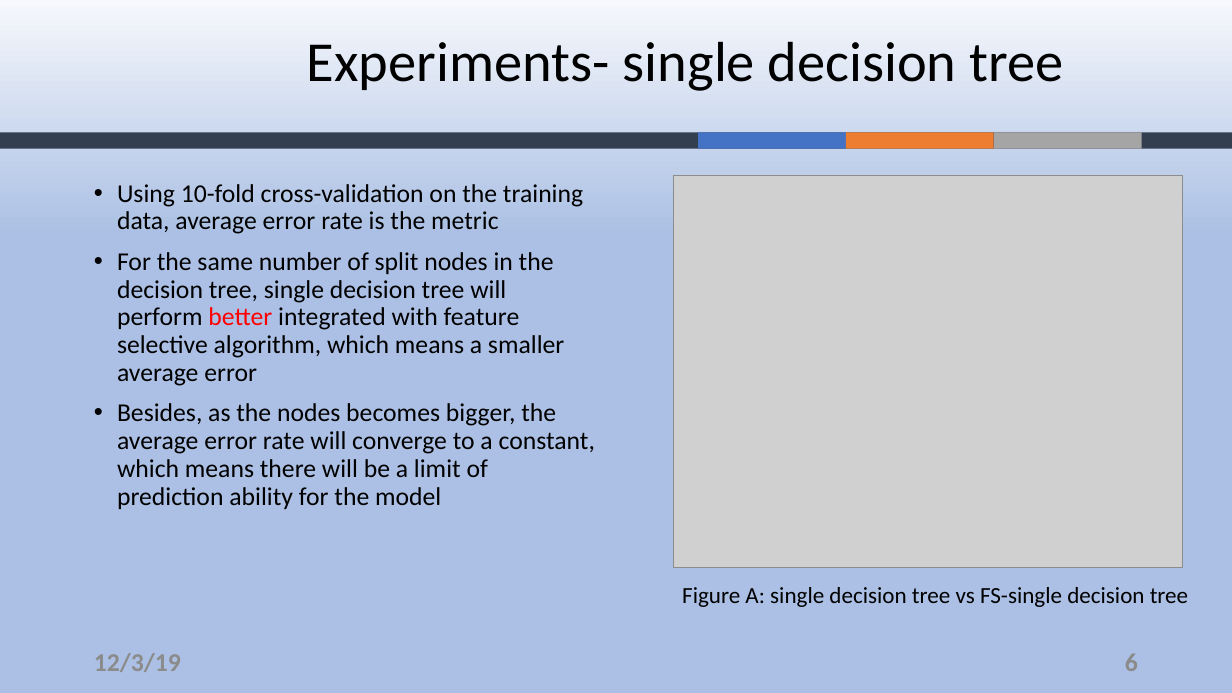
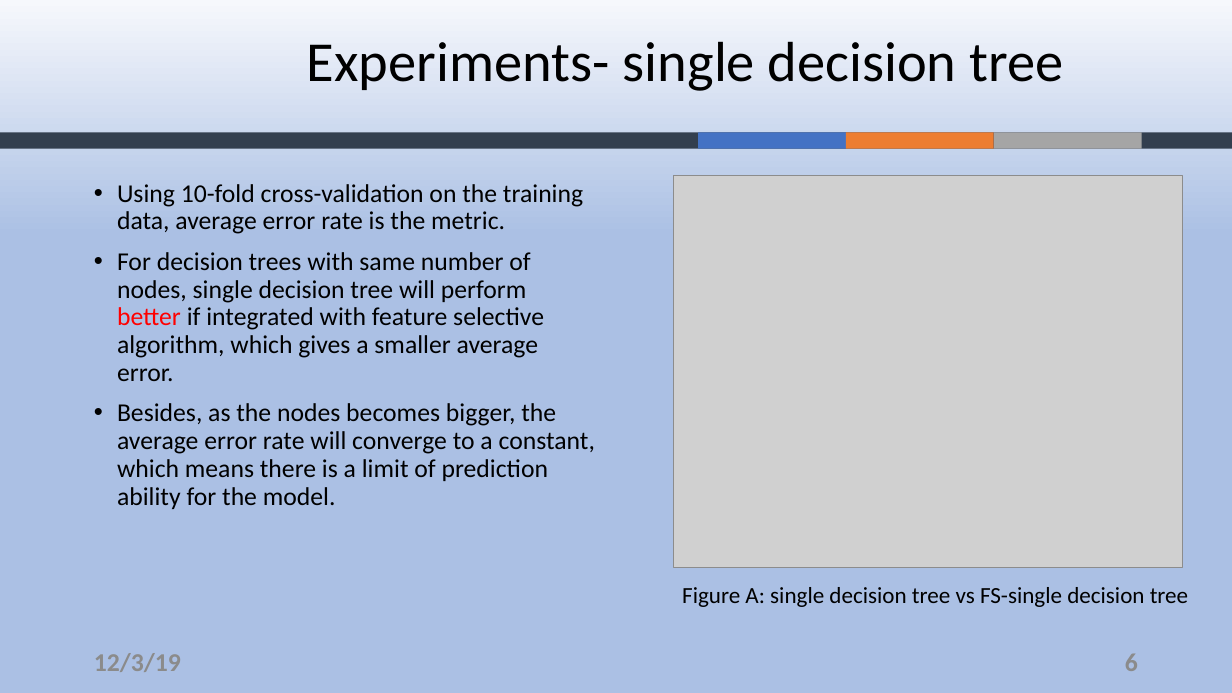
Before and after one commit to ZouYao0720/final-project-, a slide deck: slide 6 of final-presentation.pptx. Drawn at 1232x693 pixels with LibreOffice and Linux fonts; fonts in the diff are those of the drawing; grey boxes stand for pictures; background and template pictures are left out. Boxes give left, top, right and bottom in pixels: in the first picture for what was removed or moved away, otherwise in the second. Text is boxed around its words. In the diff, an @@ line names an element or a change of style, - is before the commit and + after.

Commit message:
modify on 4:55

```diff
--- a/final-presentation.pptx
+++ b/final-presentation.pptx
@@ text at box(117, 184, 595, 509): text changed @@
-• Using 10-fold cross-validation on the training data, average error rate is the metric
-• For the same number of split nodes in the decision tree, single decision tree will perform better integrated with feature selective algorithm, which means a smaller average error
-• Besides, as the nodes becomes bigger, the average error rate will converge to a constant, which means there will be a limit of prediction ability for the model
+• Using 10-fold cross-validation on the training data, average error rate is the metric.
+• For decision trees with same number of nodes, single decision tree will perform better if integrated with feature selective algorithm, which gives a smaller average error.
+• Besides, as the nodes becomes bigger, the average error rate will converge to a constant, which means there is a limit of prediction ability for the model.
```
Also in this commit, not shown: 9 other slides changed.
